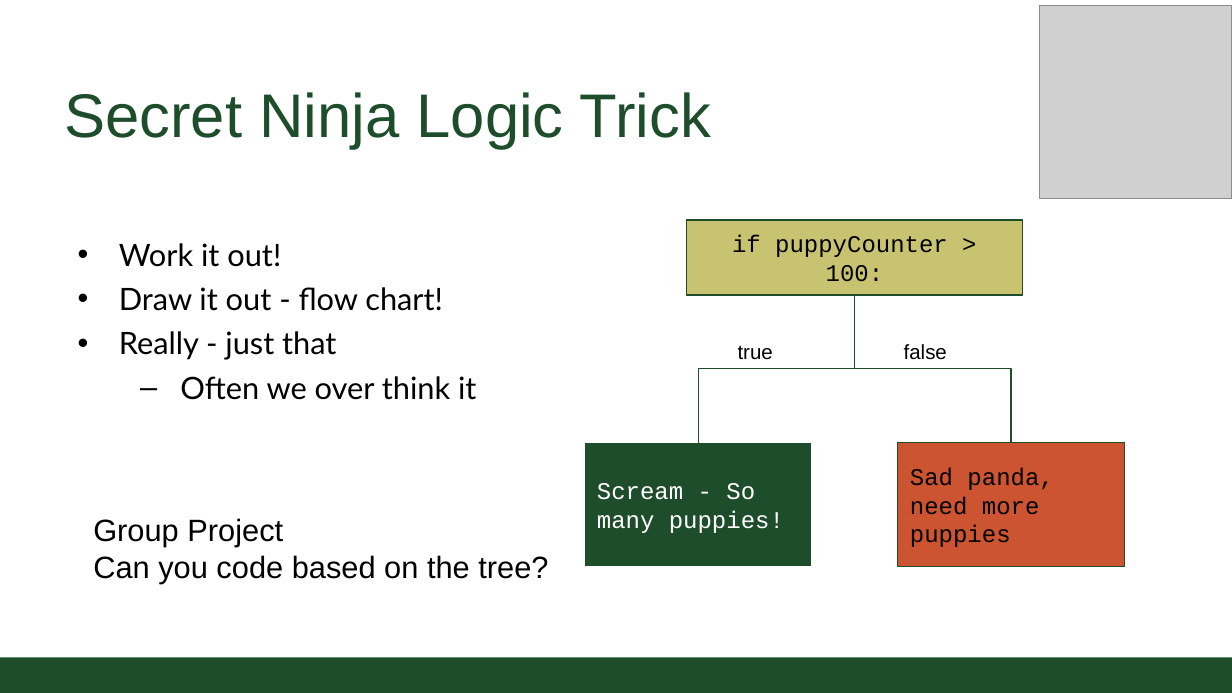
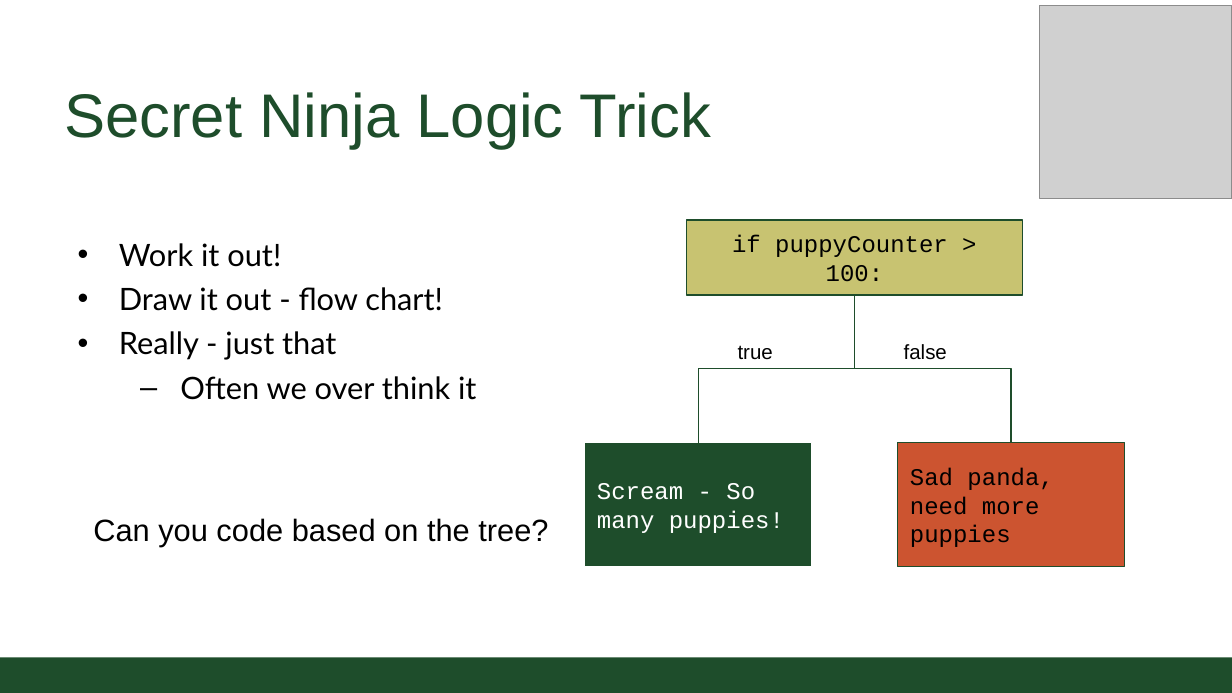
Before and after one commit to CSU-CS152/Handouts, a slide deck: slide 11 of 02_02ConditionalsCS152.pptx (slide 10 before the commit). Drawn at 1232x693 pixels with LibreOffice and Linux fonts; fonts in the diff are those of the drawing; grey boxes stand for pictures; background and template pictures are left out. Boxes give left, top, right and bottom in pixels: in the first picture for what was removed or moved away, otherwise in the second. Text is boxed around its words. In the diff, an @@ line names an element or a change of style, - is before the commit and + after.

```diff
--- a/02_02ConditionalsCS152.pptx
+++ b/02_02ConditionalsCS152.pptx
@@ text at (93,518,283,546): paragraph removed @@
-Group Project
```
Also in this commit, not shown: 6 other slides changed, 1 slide added, 5 other files.
